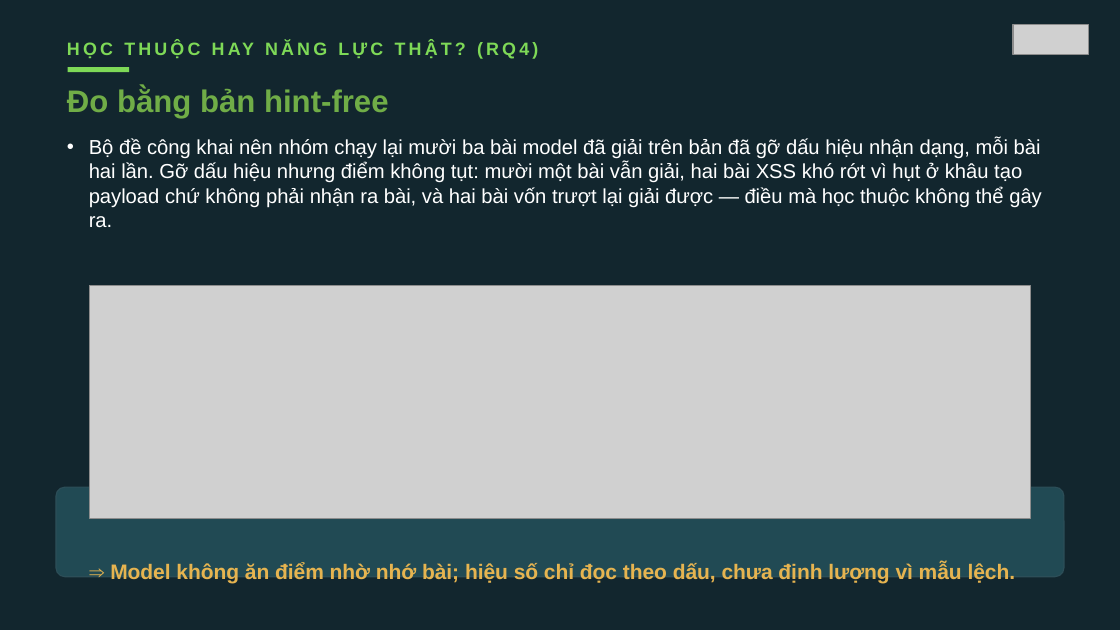
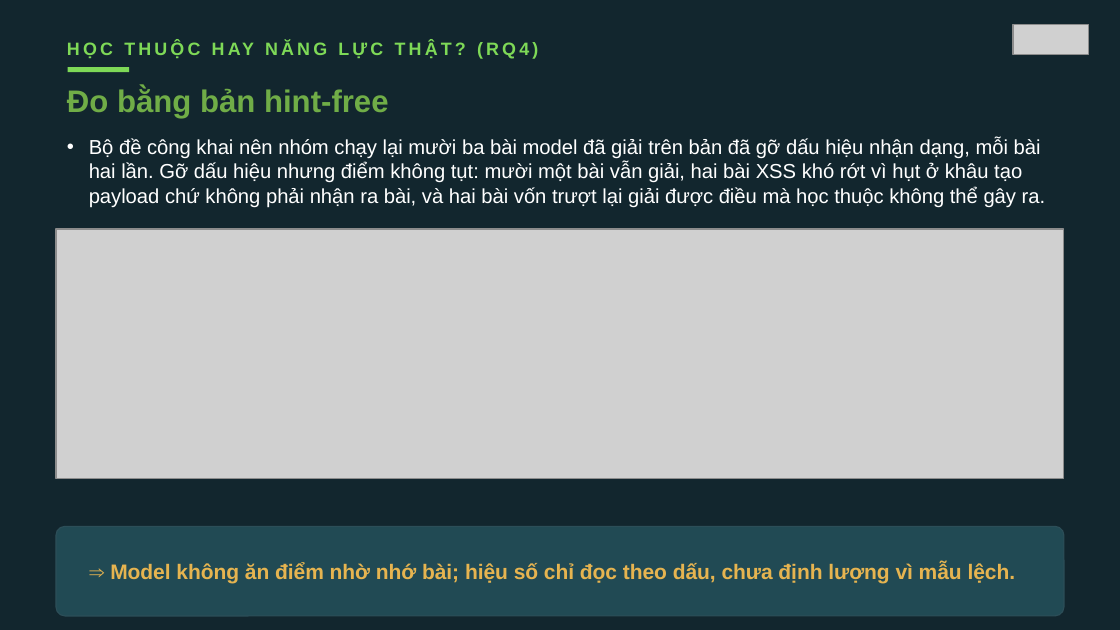
Before and after one commit to VuNguyenBinh/KLTN-FA26, a slide deck: slide 29 of Slide/KTLN_slide.pptx. Drawn at 1120x630 pixels with LibreOffice and Linux fonts; fonts in the diff are those of the drawing; grey boxes stand for pictures. Boxes give left, top, right and bottom in pixels: in the first picture for what was removed or moved away, otherwise in the second. Text is boxed around its words. In the diff, an @@ line names an element or a change of style, - is before the commit and + after.

```diff
--- a/Slide/KTLN_slide.pptx
+++ b/Slide/KTLN_slide.pptx
@@ text at (89, 138, 1046, 208): text changed @@
-• Bộ đề công khai nên nhóm chạy lại mười ba bài model đã giải trên bản đã gỡ dấu hiệu nhận dạng, mỗi bài hai lần. Gỡ dấu hiệu nhưng điểm không tụt: mười một bài vẫn giải, hai bài XSS khó rớt vì hụt ở khâu tạo payload chứ không phải nhận ra bài, và hai bài vốn trượt lại giải được — điều mà học thuộc không thể gây ra.
+• Bộ đề công khai nên nhóm chạy lại mười ba bài model đã giải trên bản đã gỡ dấu hiệu nhận dạng, mỗi bài hai lần. Gỡ dấu hiệu nhưng điểm không tụt: mười một bài vẫn giải, hai bài XSS khó rớt vì hụt ở khâu tạo payload chứ không phải nhận ra bài, và hai bài vốn trượt lại giải được điều mà học thuộc không thể gây ra.
@@ picture: place and size @@
-picture at (90, 286, 1030, 519)
+picture at (56, 228, 1063, 478)
@@ rounded rectangle: place and size @@
-rounded rectangle at (56, 487, 1064, 577)
+rounded rectangle at (56, 526, 1064, 616)
```
